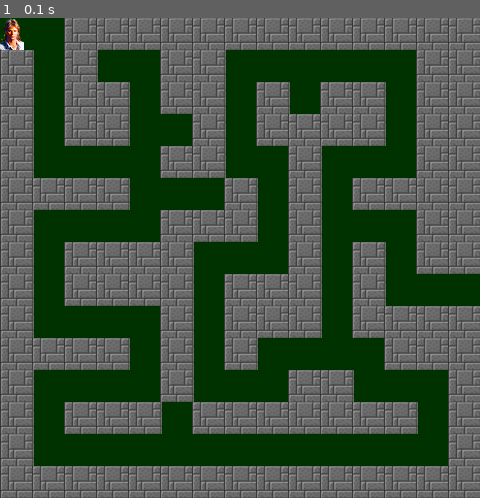
Above: before the commit, frame 1.
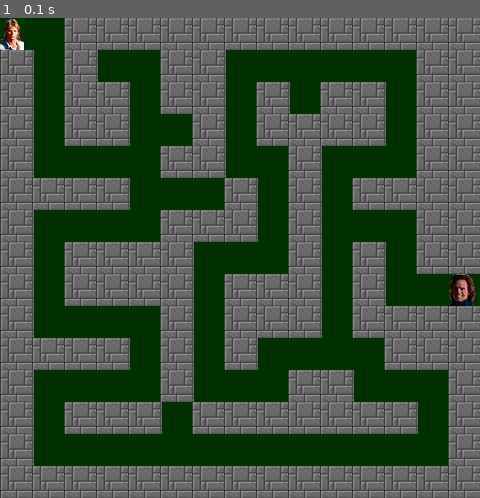
Above: after the commit, the same moment.

Repository: MaryOC2577/Projet-3
Game: pygame game, started from maze/__main__.py
Same seed, same stepped clock (60 frames per second), same inputs: the game is played once before the commit and once after it.
Inputs:
- Up to frame 1 (0.1 s): no input

The runs differ from the first frame. In frame 1, 0.3% of the frame differs, in the area x 93-100%, y 53-60%.

Commit message:
Update items images

Diff:
--- a/maze/view/pyview.py
+++ b/maze/view/pyview.py
@@ -23,6 +23,9 @@
         self.hero = pygame.image.load(
             "c:/Users/Utilisateur/OneDrive/Documents/prog/projet3/maze/data/hero.png"
         )
+        self.guardian = pygame.image.load(
+            "c:/Users/Utilisateur/OneDrive/Documents/prog/projet3/maze/data/guardian.png"
+        )
 
     def display(self, maze):
         """Main method."""
@@ -47,6 +50,24 @@
                         self.screen.blit(
                             self.hero, (position[0] * 32, position[1] * 32)
                         )
+                    elif position == maze.guardian:
+                        self.screen.blit(
+                            self.guardian, (position[0] * 32, position[1] * 32)
+                        )
+                    elif position in items_positions:
+                        if items_char[items_positions.index(position)] == "T":
+                            self.screen.blit(
+                                self.tube, (position[0] * 32, position[1] * 32)
+                            )
+                        if items_char[items_positions.index(position)] == "N":
+                            self.screen.blit(
+                                self.needle,
+                                (position[0] * 32, position[1] * 32),
+                            )
+                        if items_char[items_positions.index(position)] == "E":
+                            self.screen.blit(
+                                self.ether, (position[0] * 32, position[1] * 32)
+                            )
 
         pygame.display.flip()
 
Binary file changed: maze/data/ether.png
Binary file changed: maze/data/guardian.png
Binary file changed: maze/data/needle.png
Binary file changed: maze/data/tube.png
